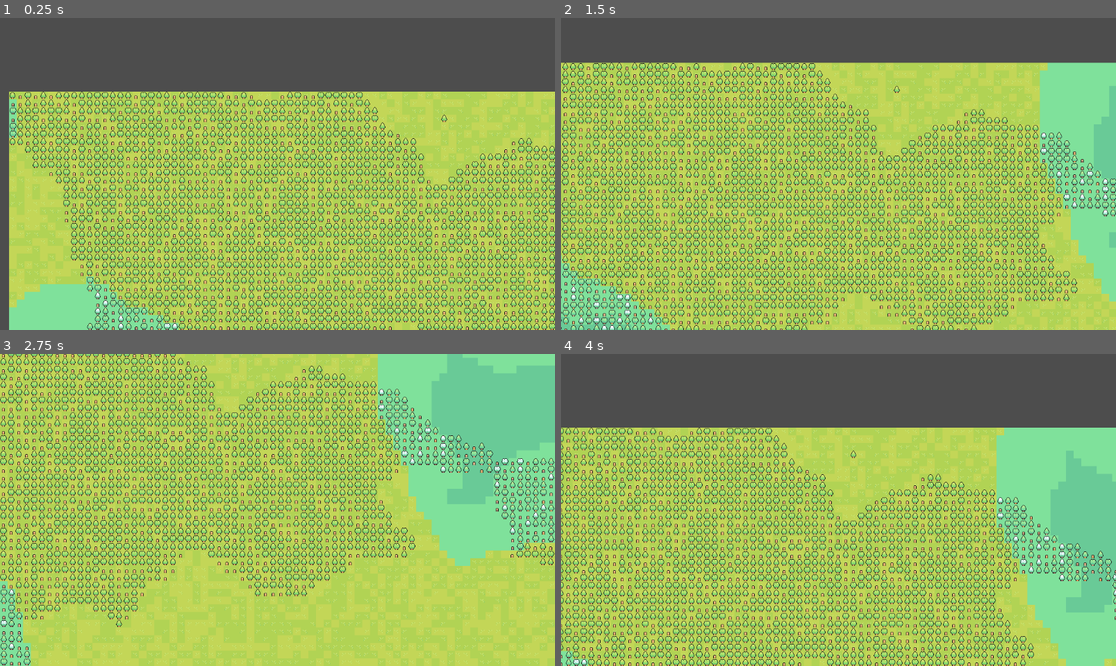
Above: before the commit, frames 1-4 (two rows, left to right).
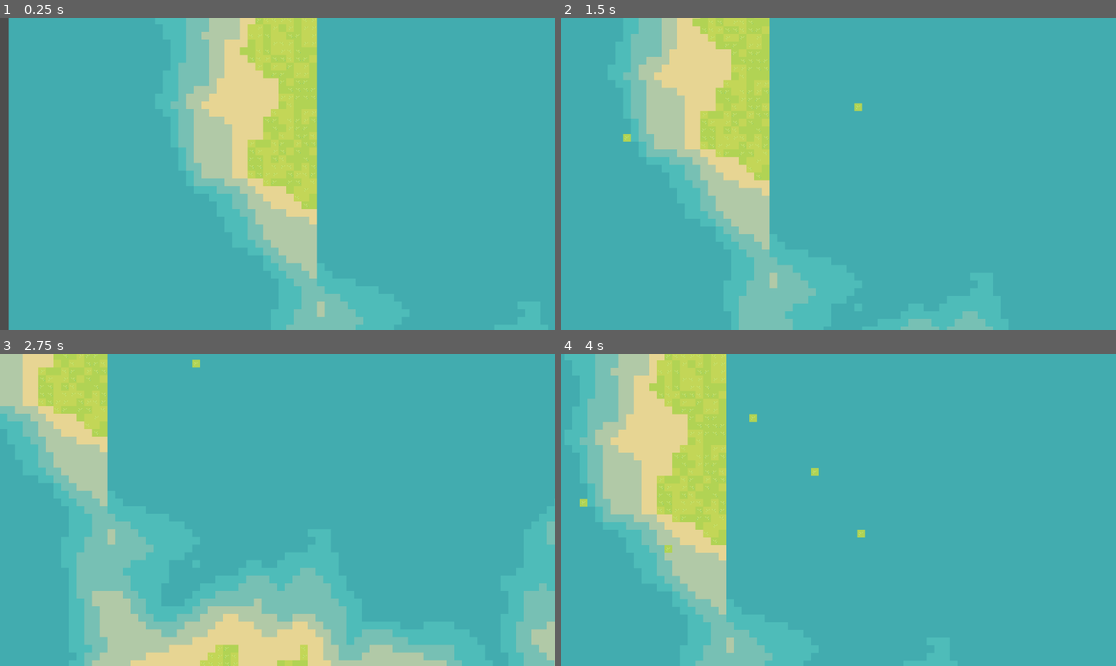
Above: after the commit, the same moments.

Repository: Nathanjp91/my-first-godot
Game: Godot game, scene res://scenes/world.tscn
Two runs of this game, one before a commit and one after it. Both use one fixed random seed, a clock stepped at 60 frames per second and the inputs below. The engine's default icon, where the game draws it, is replaced by a stand-in: a white triangle on a blue panel in a dark square.
Inputs (mouse positions are in pixels of both pictures, inside the frame that each line leads up to):
- Up to frame 1 (0.25 s): no input
- Up to frame 2 (1.5 s): tap Enter at 0.5 s; move the mouse to (960, 158) at 0.52 s; hold D (move_right) 0.53-1.28 s; click (960, 158) at 0.67 s; move the mouse to (727, 189) at 1.27 s; hold S (move_down) from 1.28 s (still down); click (727, 189) at 1.42 s
- Up to frame 3 (2.75 s): move the mouse to (333, 441) at 2.02 s; release S (move_down) at 2.03 s; hold D (move_right) from 2.03 s (still down); click (333, 441) at 2.17 s
- Up to frame 4 (4 s): move the mouse to (810, 572) at 2.77 s; release D (move_right) at 2.78 s; hold W (move_up) 2.78-3.53 s; click (810, 572) at 2.92 s; move the mouse to (1005, 556) at 3.52 s; hold A (move_left) from 3.53 s (still down); click (1005, 556) at 3.67 s

The runs differ from the first frame. In frame 1, 97% of the frame differs, in the area x 1-100%, y 0-100%; in frame 2, 98%, in the area x 0-100%, y 0-100%; in frame 3, 98%; in frame 4, 98%.

Commit message:
island generation

Diff:
--- a/project.godot
+++ b/project.godot
@@ -42,3 +42,12 @@
 "events": [Object(InputEventKey,"resource_local_to_scene":false,"resource_name":"","device":-1,"window_id":0,"alt_pressed":false,"shift_pressed":false,"ctrl_pressed":false,"meta_pressed":false,"pressed":false,"keycode":0,"physical_keycode":87,"key_label":0,"unicode":119,"echo":false,"script":null)
 ]
 }
+click={
+"deadzone": 0.5,
+"events": [Object(InputEventMouseButton,"resource_local_to_scene":false,"resource_name":"","device":-1,"window_id":0,"alt_pressed":false,"shift_pressed":false,"ctrl_pressed":false,"meta_pressed":false,"button_mask":1,"position":Vector2(188, 19),"global_position":Vector2(194, 82),"factor":1.0,"button_index":1,"pressed":true,"double_click":false,"script":null)
+]
+}
+
+[rendering]
+
+textures/canvas_textures/default_texture_filter=0
--- a/scenes/player.tscn
+++ b/scenes/player.tscn
@@ -1,23 +1,17 @@
-[gd_scene load_steps=4 format=3 uid="uid://dcorvvk7e6qff"]
+[gd_scene load_steps=3 format=3 uid="uid://dcorvvk7e6qff"]
 
-[ext_resource type="Texture2D" uid="uid://66b8hoplhg5p" path="res://icon.svg" id="1_m24ej"]
 [ext_resource type="Script" path="res://scripts/player.gd" id="1_tsqse"]
 
 [sub_resource type="RectangleShape2D" id="RectangleShape2D_q26n0"]
-size = Vector2(64, 127)
+size = Vector2(63, 71.5)
 
 [node name="Player" type="CharacterBody2D"]
 script = ExtResource("1_tsqse")
 
-[node name="Sprite2D" type="Sprite2D" parent="."]
-position = Vector2(-2, -65)
-scale = Vector2(0.507812, 1)
-texture = ExtResource("1_m24ej")
-
 [node name="CollisionShape2D" type="CollisionShape2D" parent="."]
-position = Vector2(-2, -65)
+position = Vector2(-1, 1)
 shape = SubResource("RectangleShape2D_q26n0")
 
 [node name="Camera2D" type="Camera2D" parent="."]
-position = Vector2(0, -202)
+position = Vector2(1, 2)
 rotation = 0.261799
--- a/scenes/world.tscn
+++ b/scenes/world.tscn
@@ -6,6 +6,7 @@
 [node name="World" type="Node2D"]
 
 [node name="Player" parent="." instance=ExtResource("1_e7im4")]
+visible = false
 position = Vector2(557, 373)
 
 [node name="TileMap" parent="." instance=ExtResource("2_jeb0s")]
--- a/scripts/tile_map.gd
+++ b/scripts/tile_map.gd
@@ -7,64 +7,71 @@
 	"Trees": {"id": 5, "size": [4,1]},
 	"Snow": {"id": 6, "size": [8,1]}
 }
+@export var TYPE = FastNoiseLite.TYPE_SIMPLEX
+@export var HEIGHT = 500
+@export var WIDTH = 500
 var rng = RandomNumberGenerator.new()
 # Called when the node enters the scene tree for the first time.
+func subtract_borders(x,y, cutoff):
+	var subdivisions = 1.0/cutoff
+	if x == 0:
+		return -1
+	if y == 0:
+		return -1
+	if x < cutoff:
+		return (x-cutoff)*subdivisions
+	if y < cutoff:
+		return (y-cutoff)*subdivisions
+#	if WIDTH - x < cutoff:
+#		return -log(WIDTH-x)
+#	if HEIGHT - y < cutoff:
+#		return -log(HEIGHT-y)
+	return 0
+
 func _ready():
 	rng.randomize()
-	var forest = FastNoiseLite.new()
-	forest.seed = rng.randf_range(0.0, 99999.0)
-	forest.noise_type = FastNoiseLite.TYPE_PERLIN
+	var heightmap = FastNoiseLite.new()
+	heightmap.seed = rng.randf_range(0.0, 99999.0)
+	heightmap.noise_type = TYPE
 
-	var biomes = FastNoiseLite.new()
-	biomes.seed = rng.randf_range(0.0, 99999.0)
-	biomes.noise_type = FastNoiseLite.TYPE_PERLIN
 
-	for x in 100:
-		for y in 50:
-			var f = forest.get_noise_2d(x, y) * 0.5 + 0.5
-			var b = biomes.get_noise_2d(x, y) * 0.5 + 0.5
-			if b >= 0.5:
-				var tile = TILES["Grass"]
-				var subtile = Vector2i(rng.randi_range(0, tile["size"][0] - 1), rng.randi_range(0, tile["size"][1] - 1))
-				set_cell(0, Vector2i(x, y), tile["id"], subtile)
-				if f >= 0.5:
-					tile = TILES["Trees"]
-					subtile = Vector2i(rng.randi_range(0, tile["size"][0] - 1), rng.randi_range(0, tile["size"][1] - 1))
-					set_cell(1, Vector2i(x, y), tile["id"], subtile)
-
-			elif b >= 0.45:
-				var tile = TILES["Snow"]
-				var subtile = Vector2i(7, 0)
-				set_cell(0, Vector2i(x, y), tile["id"], subtile)
-				if f >= 0.5:
-					tile = TILES["WinterTrees"]
-					subtile = Vector2i(rng.randi_range(0, tile["size"][0] - 1), rng.randi_range(0, tile["size"][1] - 1))
-					set_cell(1, Vector2i(x, y), tile["id"], subtile)
-			elif b >= 0.40:
-				var tile = TILES["Snow"]
-				var subtile = Vector2i(6, 0)
-				set_cell(0, Vector2i(x, y), tile["id"], subtile)
-				if f >= 0.5:
-					tile = TILES["WinterTrees"]
-					subtile = Vector2i(rng.randi_range(0, tile["size"][0] - 1), rng.randi_range(0, tile["size"][1] - 1))
-					set_cell(1, Vector2i(x, y), tile["id"], subtile)
-			elif b >= 0.35:
-				var tile = TILES["Snow"]
-				var subtile = Vector2i(5, 0)
-				set_cell(0, Vector2i(x, y), tile["id"], subtile)
-				if f >= 0.5:
-					tile = TILES["WinterTrees"]
-					subtile = Vector2i(rng.randi_range(0, tile["size"][0] - 1), rng.randi_range(0, tile["size"][1] - 1))
-					set_cell(1, Vector2i(x, y), tile["id"], subtile)
+	var tile = TILES["Grass"]
+	var subtile = Vector2i(0,0)
+	for x in HEIGHT:
+		for y in WIDTH:
+			var h = heightmap.get_noise_2d(x,y) * 0.5 + 0.5
+			h = h + subtract_borders(x,y, 40)
+			if h < 0.3:
+				tile = TILES["Shore"]
+				subtile = Vector2i(4,0)
+			elif h < 0.35:
+				tile = TILES["Shore"]
+				subtile = Vector2i(3,0)
+			elif h < 0.4:
+				tile = TILES["Shore"]
+				subtile = Vector2i(2,0)
+			elif h < 0.45:
+				tile = TILES["Shore"]
+				subtile = Vector2i(1,0)
+			elif h < 0.5:
+				tile = TILES["Shore"]
+				subtile = Vector2i(0,0)
 			else:
-				var tile = TILES["Snow"]
-				var subtile = Vector2i(4, 0)
-				set_cell(0, Vector2i(x, y), tile["id"], subtile)
-				if f >= 0.5:
-					tile = TILES["WinterTrees"]
-					subtile = Vector2i(rng.randi_range(0, tile["size"][0] - 1), rng.randi_range(0, tile["size"][1] - 1))
-					set_cell(1, Vector2i(x, y), tile["id"], subtile)
+				tile = TILES["Grass"]
+				subtile = Vector2i(rng.randi_range(0, tile["size"][0] - 1), rng.randi_range(0, tile["size"][1] - 1))
+			set_cell(0, Vector2i(x,y), tile["id"], subtile)
+#
 
 # Called every frame. 'delta' is the elapsed time since the previous frame.
 func _process(delta):
 	pass
+
+func _input(event):
+
+	if event is InputEventMouseButton:
+		var pos = get_viewport().get_mouse_position()
+		print(map_to_local(pos))
+		print(local_to_map(pos))
+		var tile_loc = local_to_map(pos)
+		set_cell(0, tile_loc, 3, Vector2i(1,1))
+		print("Mous Click at: ", event.position)
